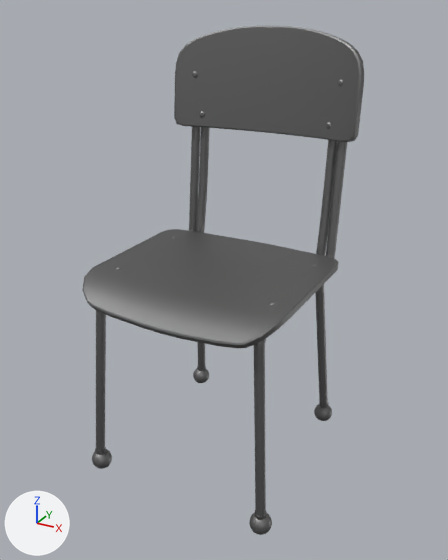
The FBX model Assets/05_Models/Furnitures/ChairSchool.fbx as it was, and as the next commit left it.
Rendered twice from a 50 mm lens placed at (-1.612, -7.587, 0.995), pointed at (-2.214, -6.492, 0.448). The axes (+X, +Y, +Z) are drawn at lower left. The lights are the same throughout. Where no turn or scale is listed for an object, it has been applied to the vertices.

The older version as bpy lines, for what is in view:
```python
mat_chairschool = principled_material('ChairSchool')
mat_chairschool.base_color = (0.216, 0.216, 0.216)  # grey #808080
mat_chairschool.metallic = 1.0
mat_chairschool.roughness = 0.553
me_sm_full_class_416 = bpy.data.meshes.new('SM_Full_Class.416')
me_sm_full_class_416.from_pydata(...)  # 4547 vertices, 6892 faces; spans x -0.229..0.231, y -0.3..0.203, z -0.564..0.396
me_sm_full_class_416.materials.append(mat_chairschool)  # grey #808080
ob_chairschool = bpy.data.objects.new('ChairSchool', me_sm_full_class_416)
ob_chairschool.location = (-2.223, -6.432, 0.563)
```
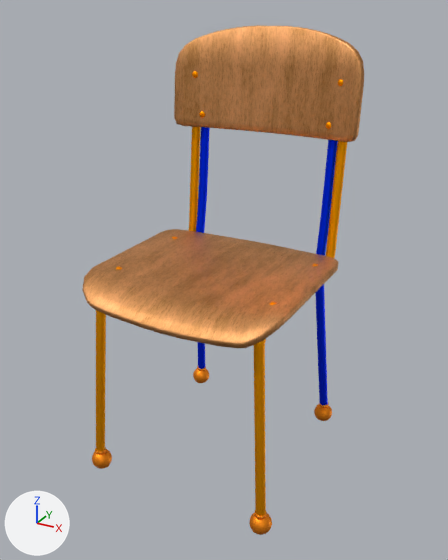
What differs and where, as boxes (x1, y1, x2, y2) in the pictures (448 x 560 px):
'ChairSchool', surface changed (grey to brown)
    both: (82, 25, 364, 535)

The change in detail:
Picture 'ChairSchool_B.jpg' (img_chairschool_b_jpg) is new.
In material 'ChairSchool' (mat_chairschool), base_color is no longer (0.216, 0.216, 0.216), grey #808080.
In material 'ChairSchool' (mat_chairschool), texture is now set to img_chairschool_b_jpg.
